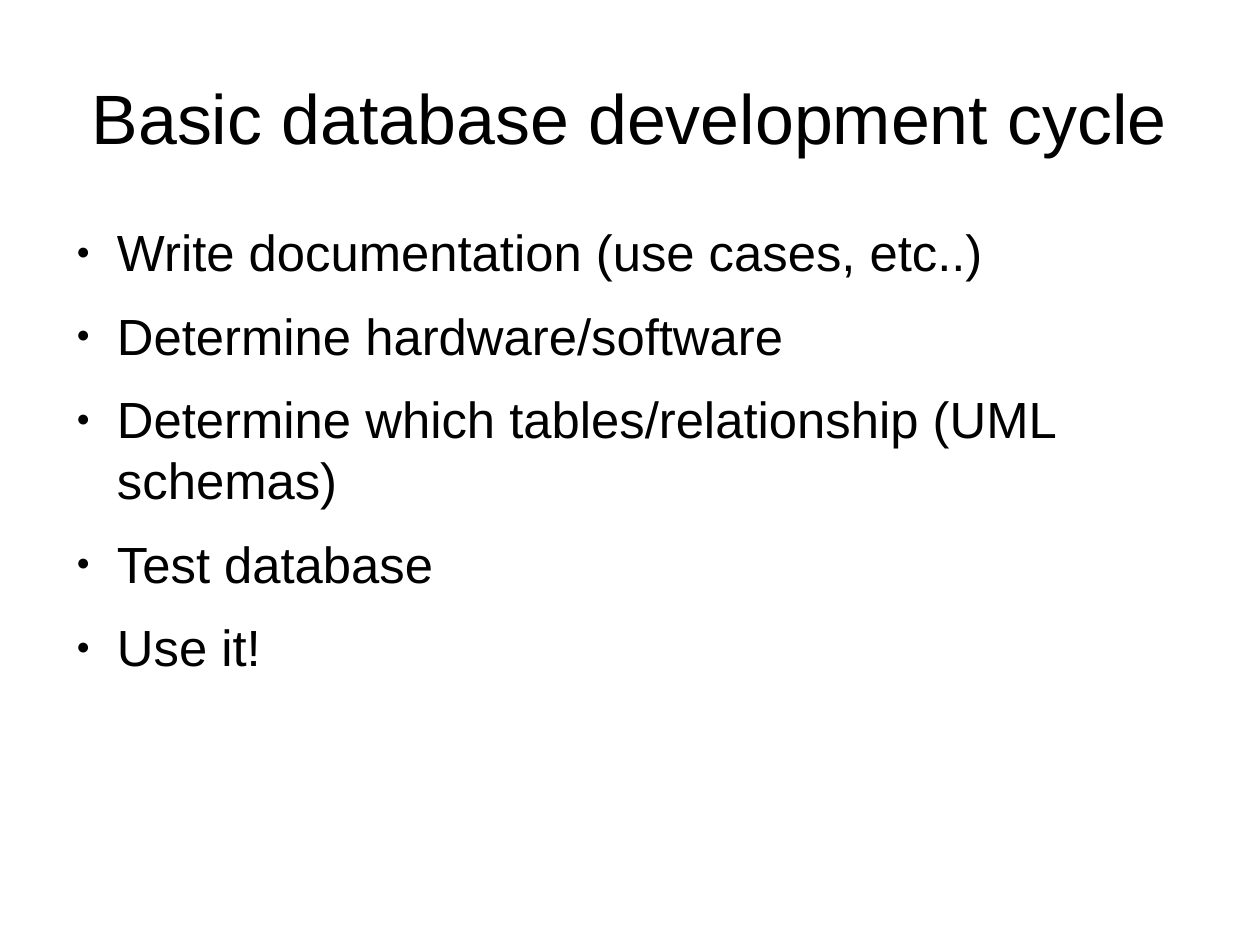
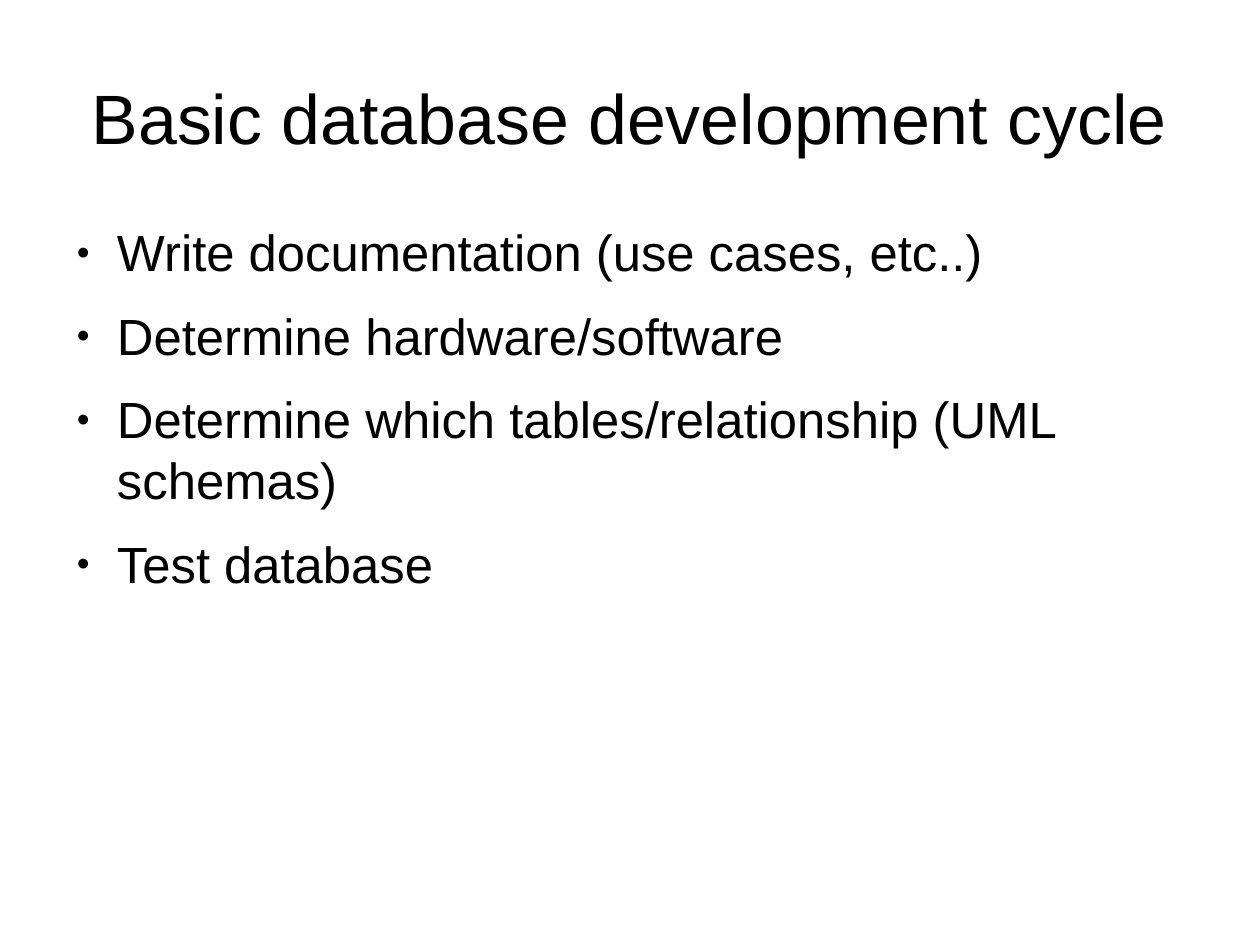
Before and after one commit to dalloliogm/snps-database, a slide deck: slide 2 of HGDP database/docs/Slides/database for hgdp.odp (slide 1 before the commit). Drawn at 1260x945 pixels with LibreOffice and Linux fonts; fonts in the diff are those of the drawing. Boxes give left, top, right and bottom in pixels: in the first picture for what was removed or moved away, otherwise in the second. Text is boxed around its words. In the diff, an @@ line names an element or a change of style, - is before the commit and + after.

```diff
--- a/HGDP database/docs/Slides/database for hgdp.odp
+++ b/HGDP database/docs/Slides/database for hgdp.odp
@@ text at bbox=[117, 629, 260, 667]: paragraph removed @@
-● Use it!
```
Also in this commit, not shown: 4 other slides changed, 2 slides added, 2 other files.
